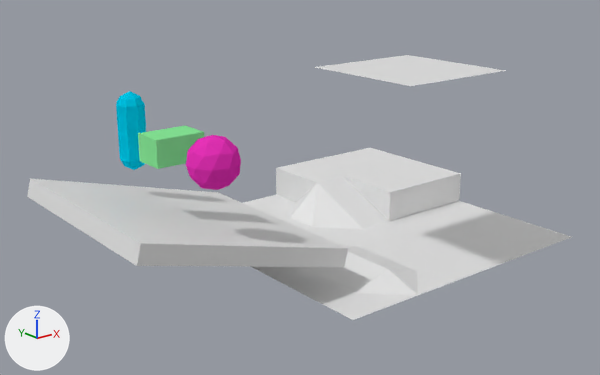
What one commit did to the Blender file testact/field.blend.
The view is the same before and after, from a 50 mm lens placed at (-8.03, -10.56, 5.15), pointed at (-0.06, -0.6, 1.17). Every picture has the same lights, and +X, +Y and +Z are marked at lower left.

Before the edit, the objects in view are built like this:
```python
me_ico球 = bpy.data.meshes.new('ICO球')
me_ico球.from_pydata(...)  # an icosphere of 80 faces spanning x -0.356..0.356, y -0.375..0.375, z -0.375..0.375
me_ico球.materials.append(mat_マテリアル_002)  # pink #e732b8
me_平面_001 = bpy.data.meshes.new('平面.001')
me_平面_001.from_pydata(...)  # 36 vertices, 50 faces; spans x -1.41..0.59, y -1.0..1.0, z -1.07
me_立方体_001 = bpy.data.meshes.new('立方体.001')
me_立方体_001.from_pydata(...)  # a box spanning x -0.382..0.382, y -0.257..0.257, z -0.202..0.202
me_立方体_001.materials.append(mat_マテリアル)  # green #87e797
ob_cuboid = bpy.data.objects.new('cuboid', me_立方体_001)
ob_cuboid.location = (-2.33, -0.55, 2.2)
ob_ico球 = bpy.data.objects.new('ICO球', me_ico球)
ob_ico球.location = (-2.31, -1.58, 2.19)
ob_平面_001 = bpy.data.objects.new('平面.001', me_平面_001)
ob_平面_001.location = (1.31, -1.98, 4.22)
# also in view: '平面' at (1.53, -0.4, 0.31); '円柱' at (-2.31, 0.69, 2.19); '立方体' at (-2.17, -0.55, 1.03)
```
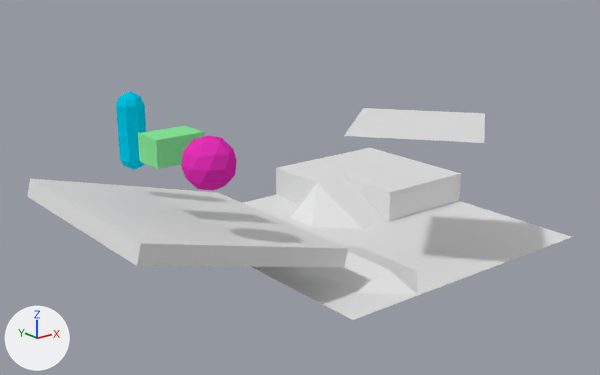
Where the newer file only moved an object's origin or applied its transform, the numbers keep the older frame.

Where the change shows, as pixel boxes [x1, y1, x2, y2] in the pictures (600 x 375 px):
'平面.001', mesh turned: before [315, 55, 506, 86]; after [344, 108, 485, 143]
'ICO球', moved: before [186, 135, 241, 190]; after [181, 135, 237, 191]

The change in detail:
me_平面_001 has 36 vertices, 50 faces and spans x -1.41..0.59, y -1.0..1.0, z -1.07.
me_平面_001 is used by ob_平面_001; location (1.31, -1.98, 4.22).
me_平面_001 part 1: the whole mesh is turned 39.2 degrees about the z axis through its middle, then moved by (0.35, 0.09, -0.9).
Object 'ICO球' (ob_ico球) moves from (-2.31, -1.58, 2.19) to (-2.38, -1.58, 2.19).
